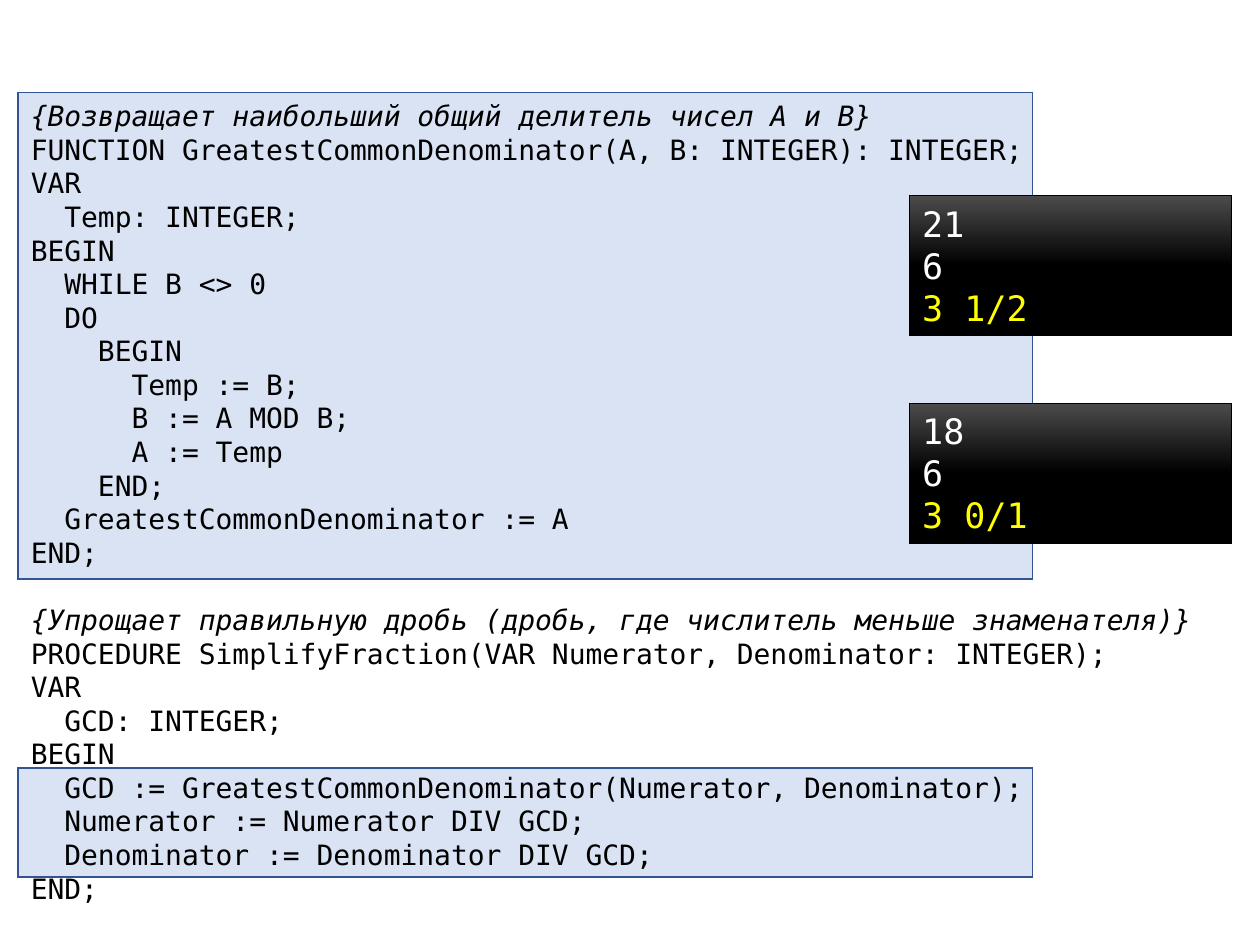
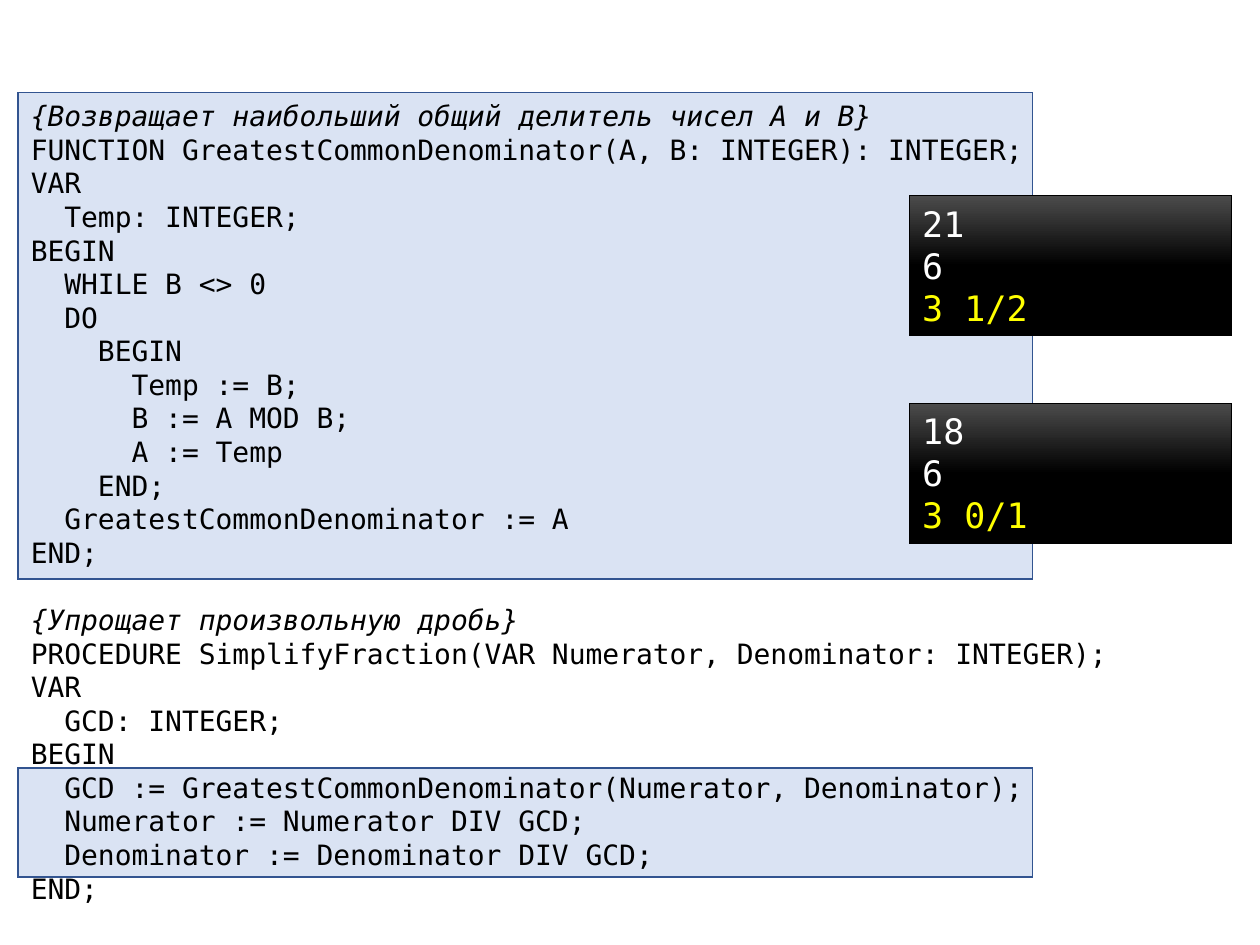
Before and after one commit to alexey-malov/fraction, a slide deck: slide 16 of Explanation.pptx (slide 14 before the commit). Drawn at 1260x945 pixels with LibreOffice and Linux fonts; fonts in the diff are those of the drawing. Boxes give left, top, right and bottom in pixels: in the first picture for what was removed or moved away, otherwise in the second. Text is boxed around its words. In the diff, an @@ line names an element or a change of style, - is before the commit and + after.

```diff
--- a/Explanation.pptx
+++ b/Explanation.pptx
@@ text at <box>31,608,518,636</box>: text changed @@
-{Упрощает правильную дробь (дробь, где числитель меньше знаменателя)}
+{Упрощает произвольную дробь}
```
Also in this commit, not shown: 3 other slides changed, 2 slides added.
